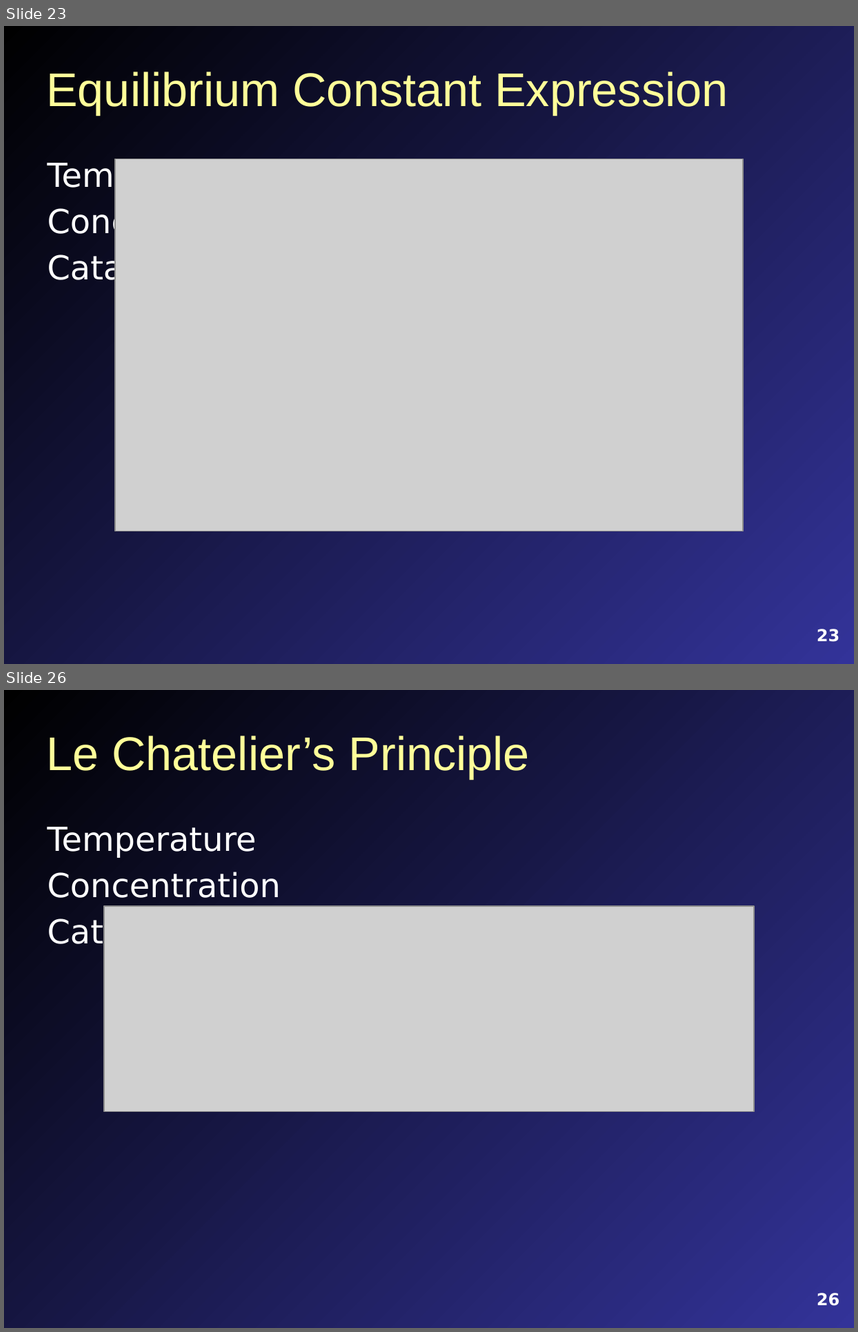
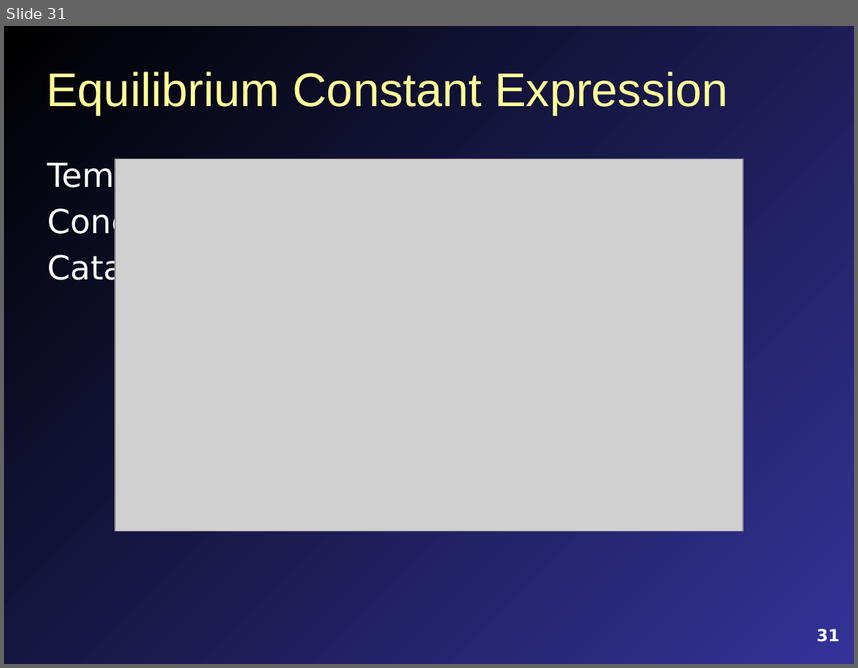
Before and after one commit to profmitch/profmitch.github.io, a slide deck: Teaching/Chemistry/Lecture Slides/FCC Chem 3A Chap 13 Content.pptx. Shown one above the other, each under a label of ours: slides 23 and 26 before the commit, slide 31 after it; the slides between them are not shown. The pictures are 858x1332 and 858x668 pixels, drawn with LibreOffice and Linux fonts; fonts in the diff are those of the drawing; grey boxes stand for pictures. Boxes give left, top, right and bottom in pixels: in the first picture for what was removed or moved away, otherwise in the second. Text is boxed around its words. In the diff, an @@ line names an element or a change of style, - is before the commit and + after.

```diff
--- a/Teaching/Chemistry/Lecture Slides/FCC Chem 3A Chap 13 Content.pptx
+++ b/Teaching/Chemistry/Lecture Slides/FCC Chem 3A Chap 13 Content.pptx
@@ slide 26 removed at [4,690,854,1328], background gradient #000000 to #333399 @@
@@ title removed at [46,736,530,778] @@
-Le Chatelier’s Principle
@@ text removed at [47,827,281,951] @@
-Temperature
-Concentration
-Catalysts
@@ picture removed at [104,906,755,1112] @@
@@ page number removed at [817,1292,840,1305] @@
-26
@@ what was slide 23 is now slide 31 @@
@@ page number at [817,628,840,641]: text changed @@
-23
+31
```
Also in this commit, not shown: 5 slides changed, 17 slides added, 3 other slides removed, 3 other files.
